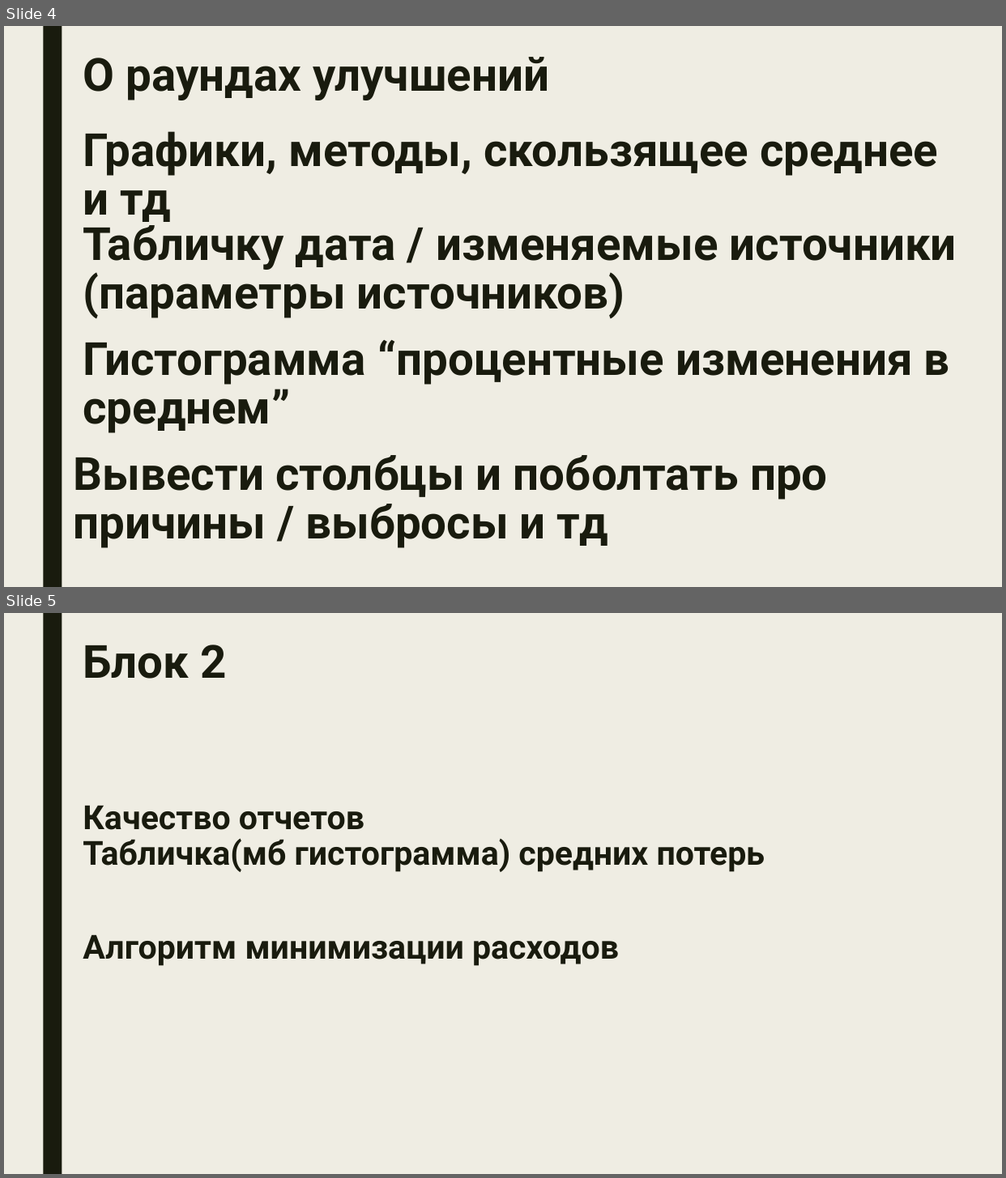
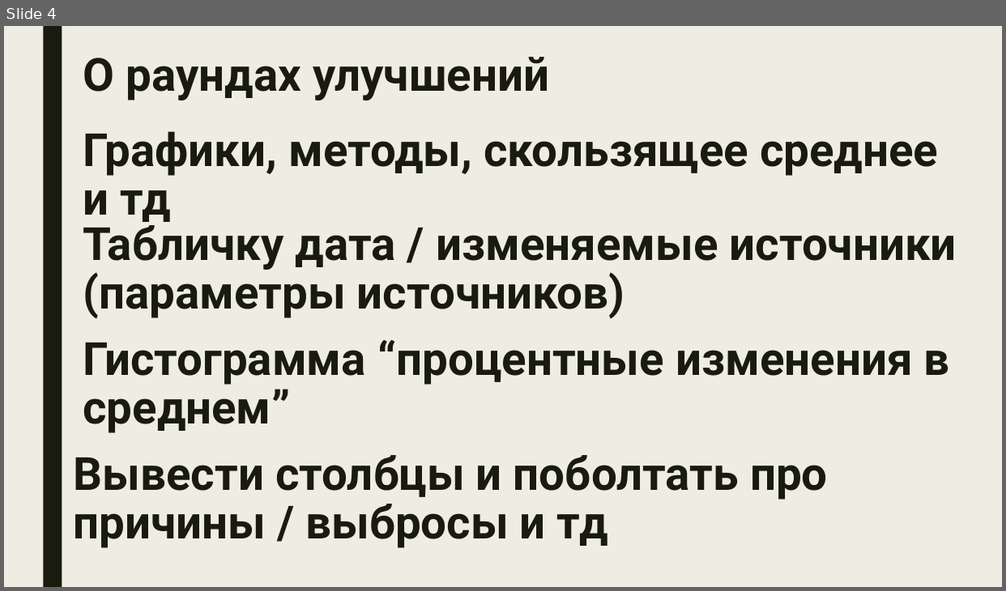
Before and after one commit to IAmSerepok/DataFromVariousSources, a slide deck: speech/presentation.pptx. Shown one above the other, each under a label of ours: slides 4 and 5 before the commit, slide 4 after it. The pictures are 1006x1178 and 1006x591 pixels, drawn with LibreOffice and Linux fonts; fonts in the diff are those of the drawing. Boxes give left, top, right and bottom in pixels: in the first picture for what was removed or moved away, otherwise in the second. Text is boxed around its words. In the diff, an @@ line names an element or a change of style, - is before the commit and + after.

```diff
--- a/speech/presentation.pptx
+++ b/speech/presentation.pptx
@@ slide 5 removed at (x1=4, y1=613, x2=1002, y2=1174), background #EFEDE3; not listed: 1 template element that a slide beside it also shows @@
@@ text removed at (x1=83, y1=645, x2=227, y2=679) @@
-Блок 2
@@ text removed at (x1=83, y1=805, x2=765, y2=872) @@
-Качество отчетов
-Табличка(мб гистограмма) средних потерь
@@ text removed at (x1=83, y1=935, x2=619, y2=966) @@
-Алгоритм минимизации расходов
```
Also in this commit, not shown: 3 slides added, 1 other file.
